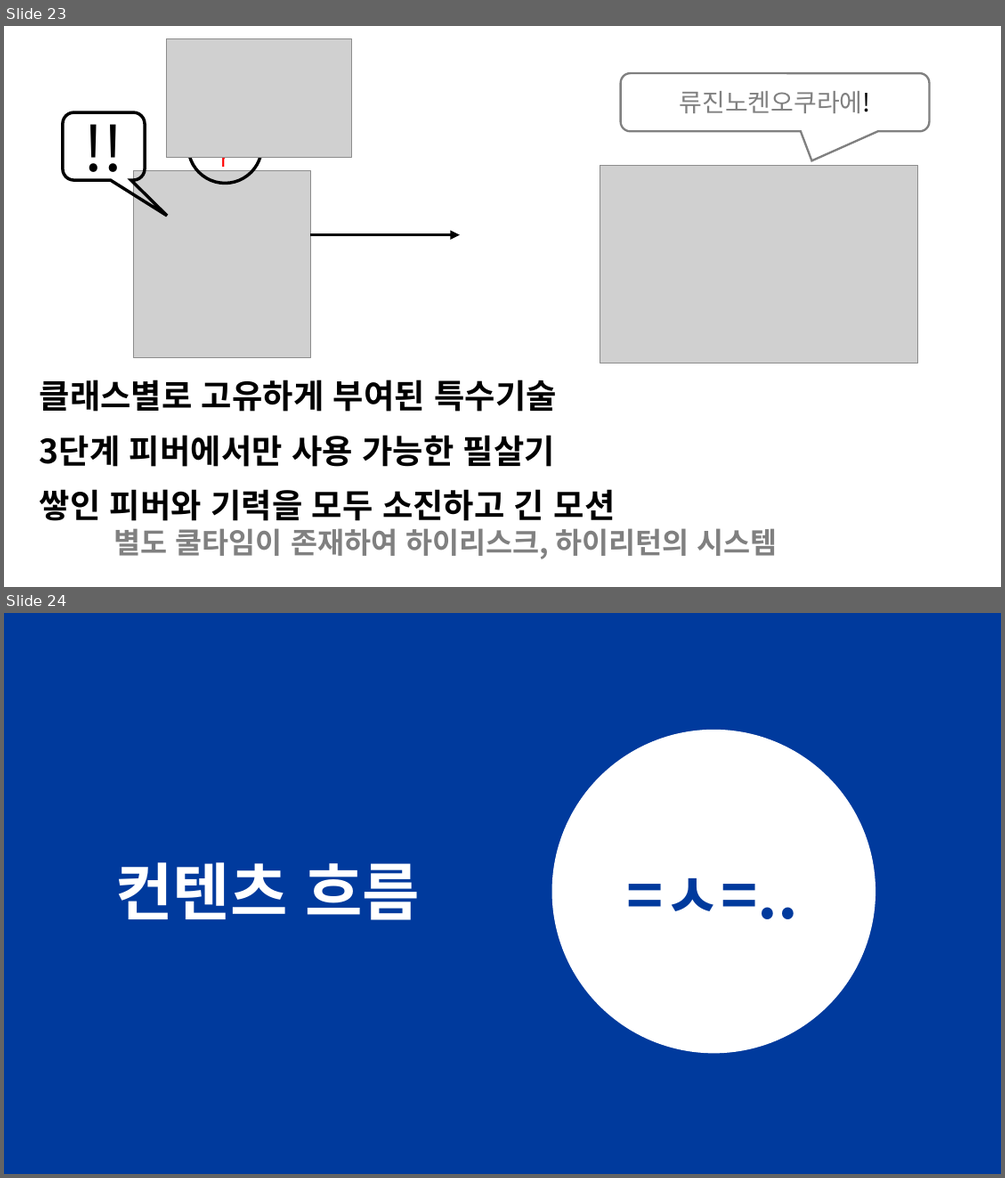
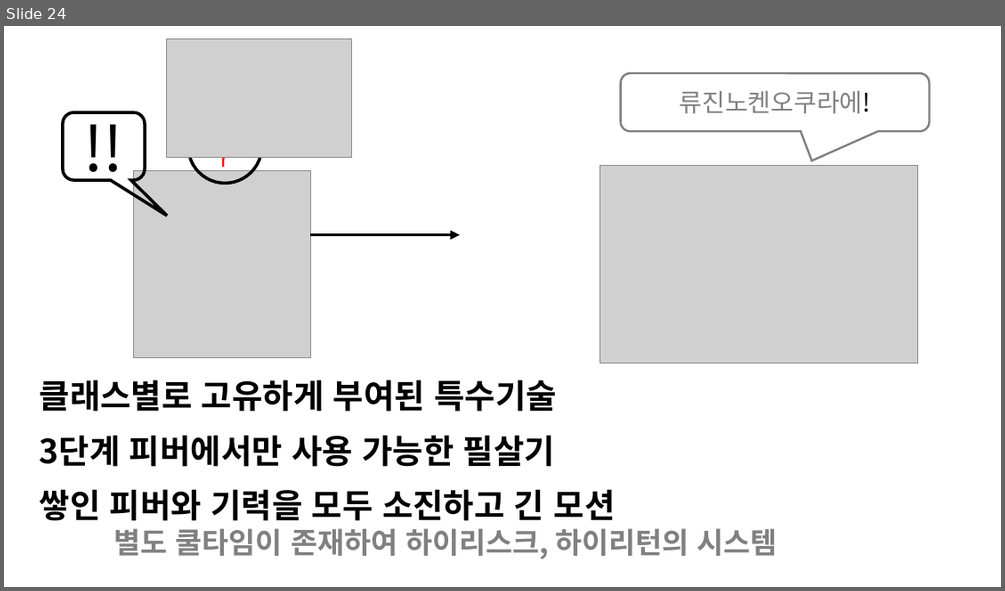
Before and after one commit to korleinster/gamebusdriver, a slide deck: documents/[13신창섭160802]졸업작품 제안서 1차수정.pptx. Shown one above the other, each under a label of ours: slides 23 and 24 before the commit, slide 24 after it. The pictures are 1005x1178 and 1005x591 pixels, drawn with LibreOffice and Linux fonts; fonts in the diff are those of the drawing; grey boxes stand for pictures; background and template pictures are left out. Boxes give left, top, right and bottom in pixels: in the first picture for what was removed or moved away, otherwise in the second. Text is boxed around its words. In the diff, an @@ line names an element or a change of style, - is before the commit and + after.

Commit message:
[신창섭]
제안 피피티 앞부분 수정.
게임 컨텐츠와 시스템을 한 눈에 볼 수 있도록
학교 로고 추가

```diff
--- a/documents/[13신창섭160802]졸업작품 제안서 1차수정.pptx
+++ b/documents/[13신창섭160802]졸업작품 제안서 1차수정.pptx
@@ slide 24 removed at [4,613,1001,1174], background #FFFFFF @@
@@ rectangle removed at [4,613,1001,1174] @@
@@ ellipse removed at [552,730,876,1054] @@
@@ text removed at [116,862,420,920] @@
-컨텐츠 흐름
@@ text removed at [627,878,799,919] @@
-=ㅅ=..
@@ what was slide 23 is now slide 24 @@
```
Also in this commit, not shown: 1 slide changed, 1 slide added, 1 other slide removed.
